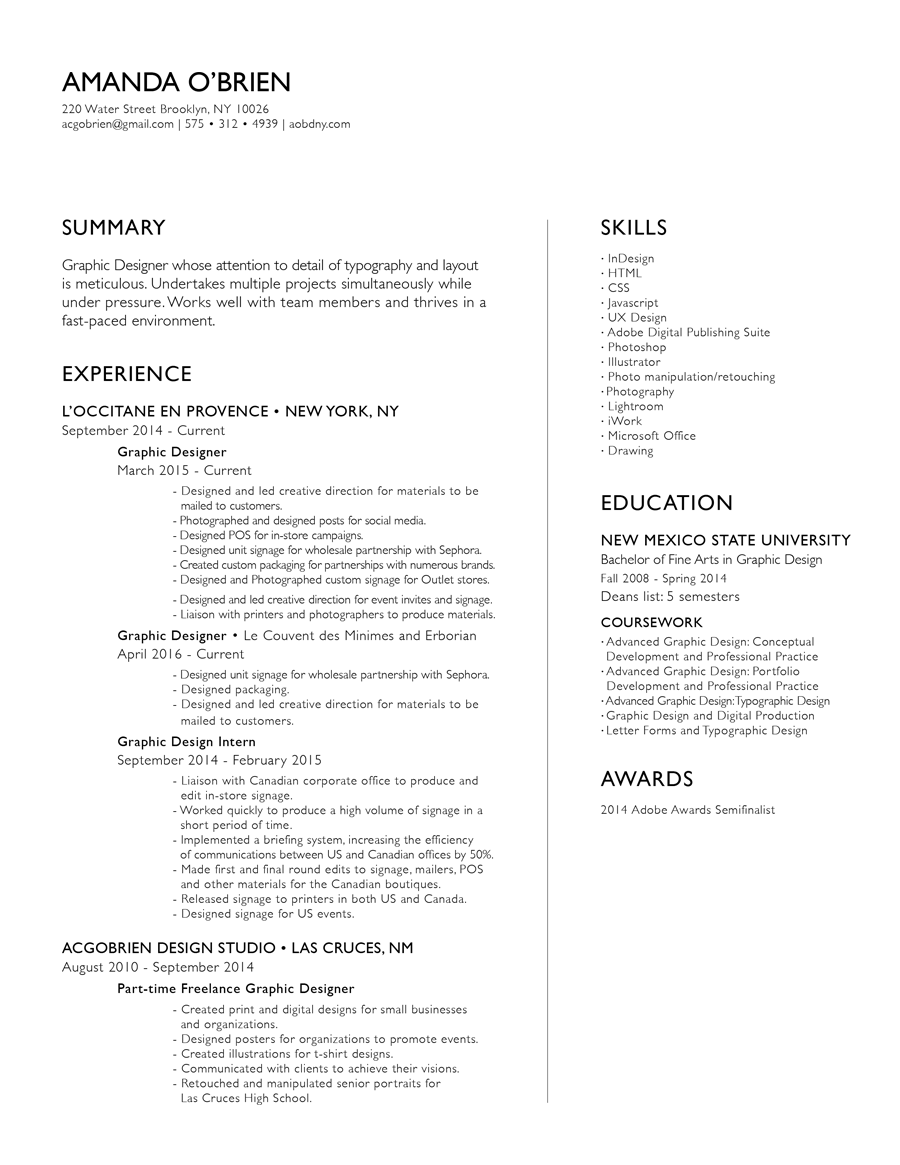
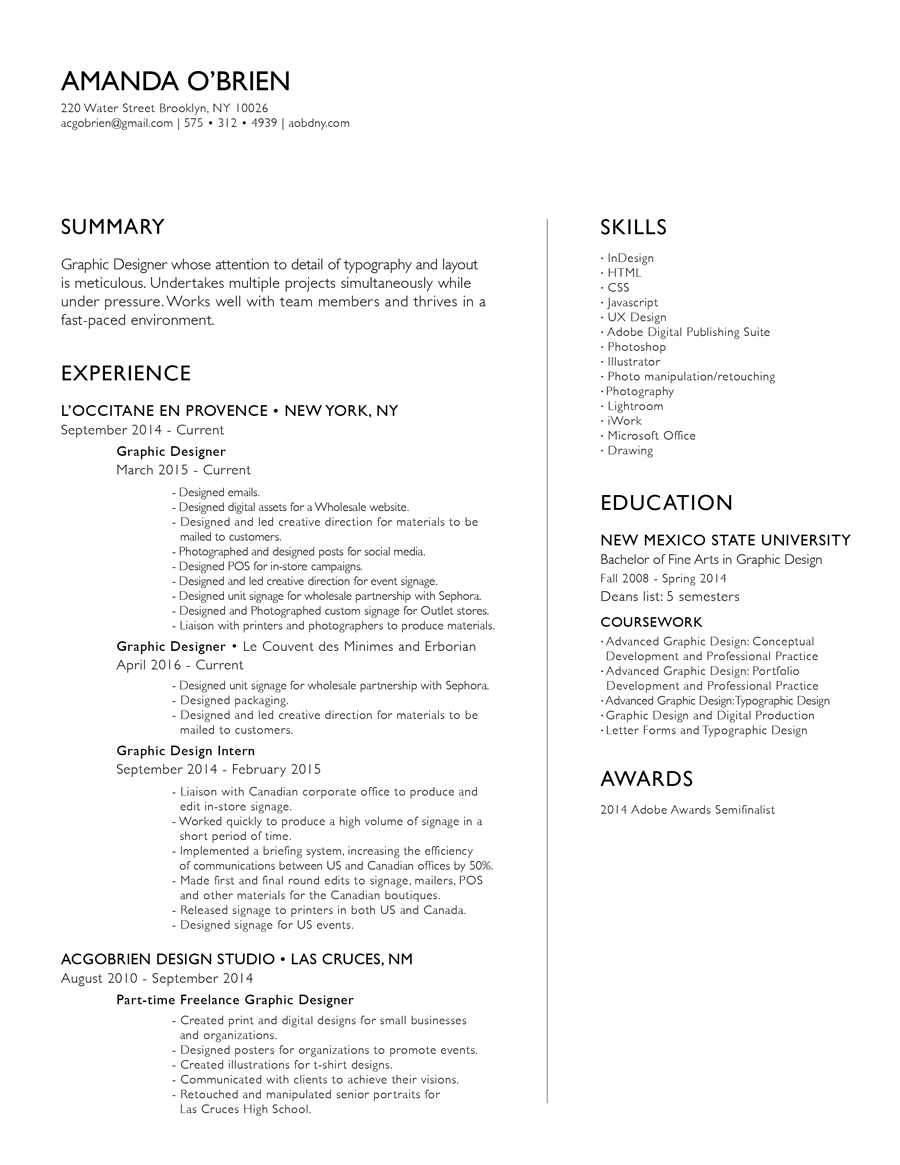
Before/after of a 900 x 1165 layered artwork. What changed in the layer stack:
added layer "Layer 4" above "Layer 2" over [61, 71, 851, 1116]
hid "Layer 2" over [62, 72, 851, 1105]
